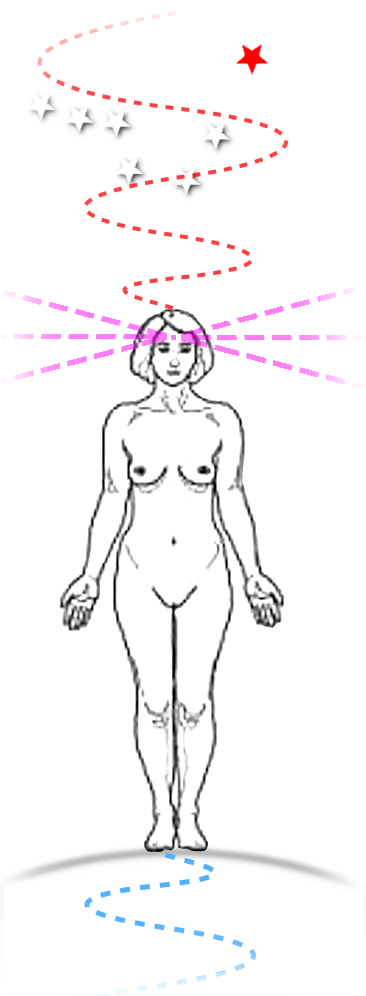
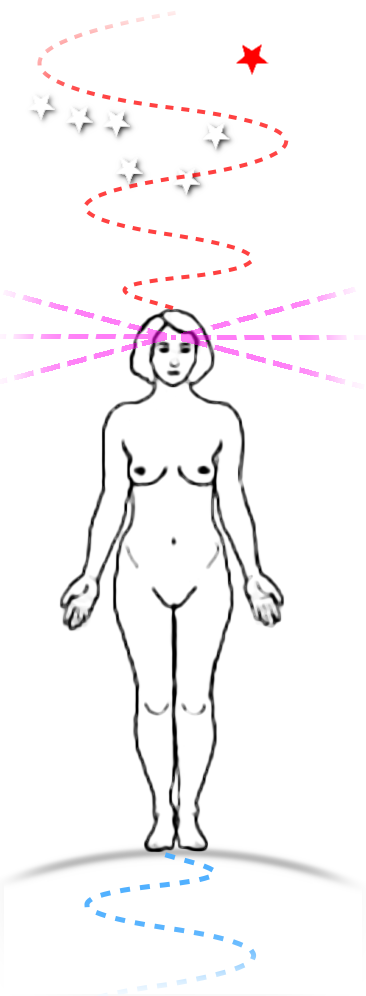
Layered file, before and after one edit (366px x 996px). Changes by layer:
removed layer "woman_forces1.jpg copy" (was 64%) over 59, 309, 285, 852
added layer "woman_forces1.jpg copy #4" above "woman_forces1.jpg copy #1" over 59, 308, 285, 853
added layer "woman_forces1.jpg copy #1" above "woman_forces1.jpg" over 59, 308, 285, 853
hid "woman_forces1.jpg" over 59, 308, 285, 853
